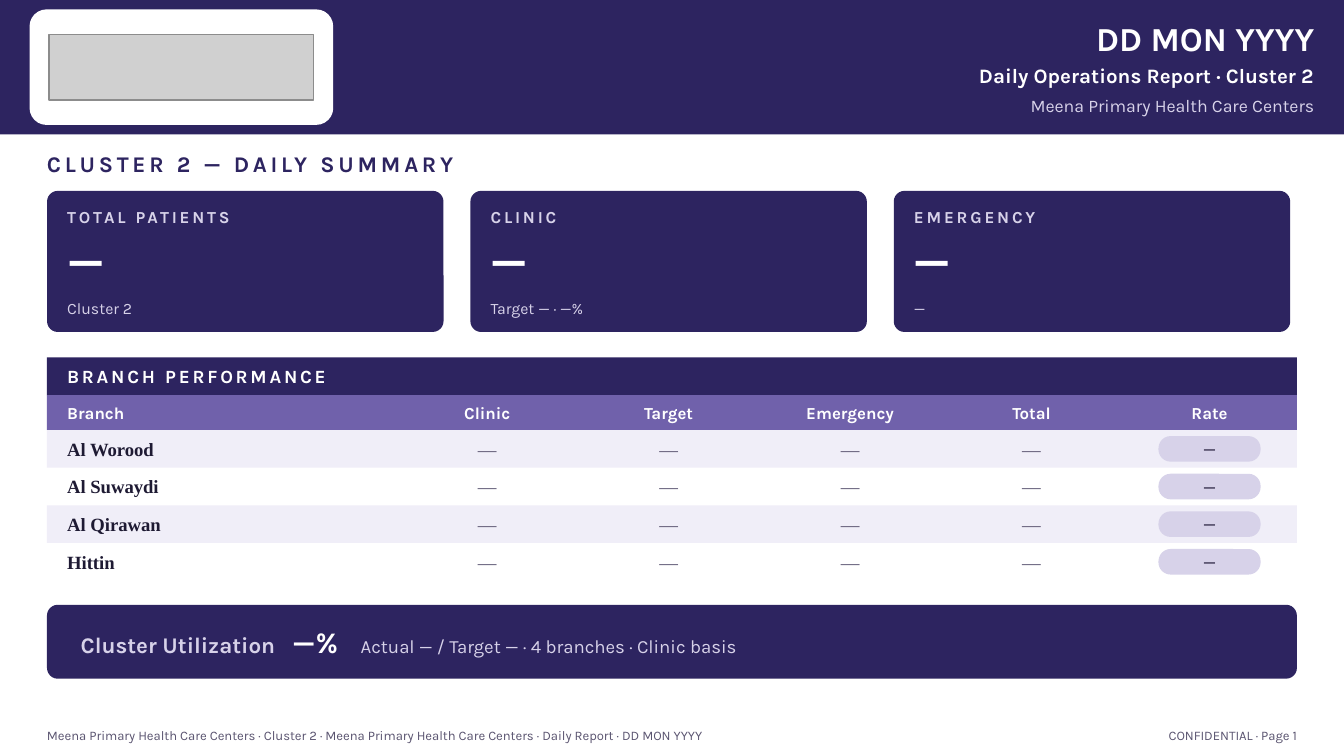
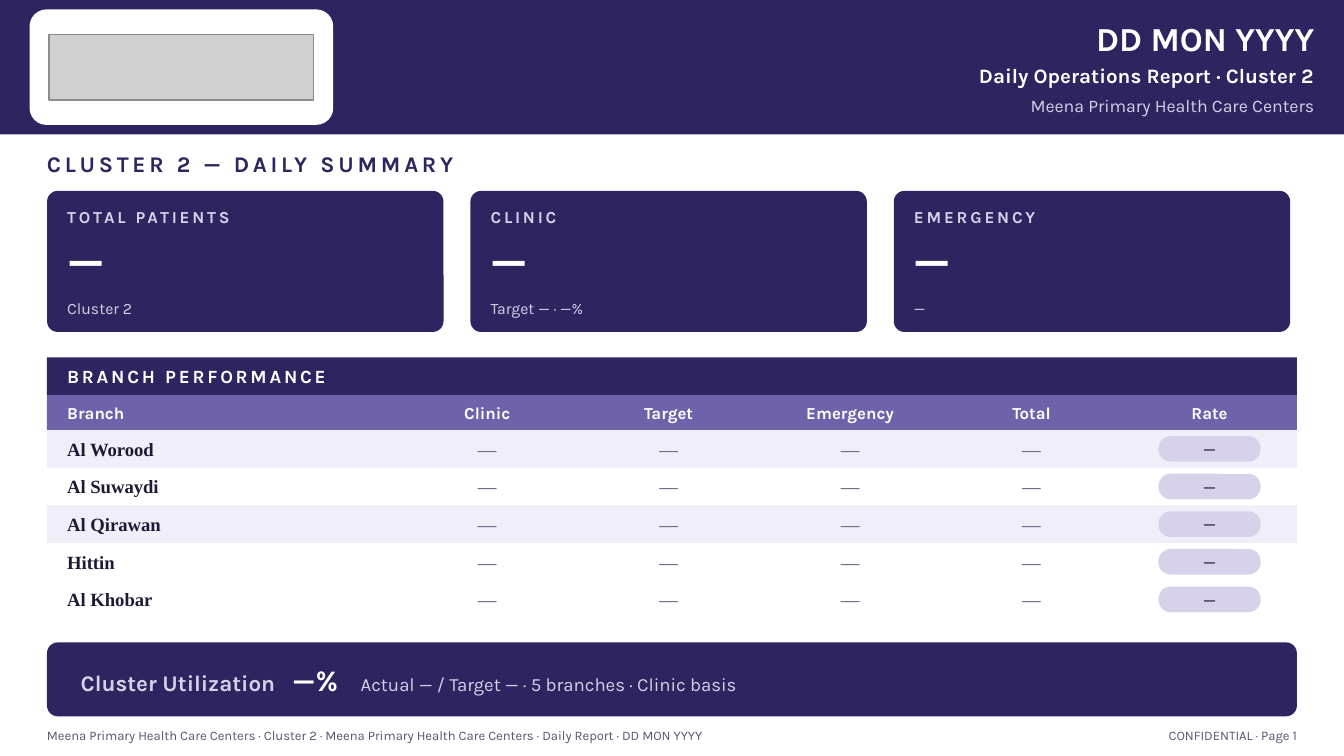
Before and after one commit to a7m2030ed-debug/Aogh, a slide deck: slide 1 of template/Cluster2_Daily_Report_BLANK_Template.pptx. Drawn at 1344x756 pixels with LibreOffice and Linux fonts; fonts in the diff are those of the drawing; grey boxes stand for pictures. Boxes give left, top, right and bottom in pixels: in the first picture for what was removed or moved away, otherwise in the second. Text is boxed around its words. In the diff, an @@ line names an element or a change of style, - is before the commit and + after.

```diff
--- a/template/Cluster2_Daily_Report_BLANK_Template.pptx
+++ b/template/Cluster2_Daily_Report_BLANK_Template.pptx
@@ text added at (67, 593, 152, 606), 10 pt, text #1E1A33, bold @@
+Al Khobar
@@ text added at (396, 581, 578, 618), 10 pt, text #5A5470 @@
+—
@@ text added at (578, 581, 759, 618), 10 pt, text #5A5470 @@
+—
@@ text added at (759, 581, 941, 618), 10 pt, text #5A5470 @@
+—
@@ text added at (941, 581, 1122, 618), 10 pt, text #5A5470 @@
+—
@@ rounded rectangle added at (1159, 587, 1261, 613), fill #D7D2E9 @@
@@ text added at (1159, 587, 1261, 613), 9 pt, text #5A5470, bold @@
+—
@@ rounded rectangle: place and size @@
-rounded rectangle at (47, 605, 1297, 679)
+rounded rectangle at (47, 642, 1297, 716)
@@ text at (81, 675, 736, 696): text changed @@
-Cluster Utilization —% Actual — / Target — · 4 branches · Clinic basis
+Cluster Utilization —% Actual — / Target — · 5 branches · Clinic basis
```
Also in this commit, not shown: 1 other file.
